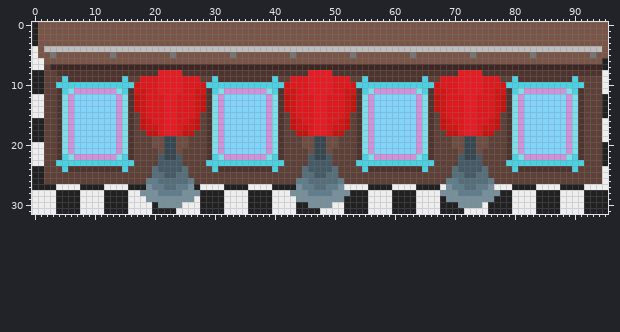
Sprite sheet, stored at UnityPlayboy/Assets/Sprites/Sprite-bar.png. That is the earlier state.
The file is 96x32 pixels.
After:
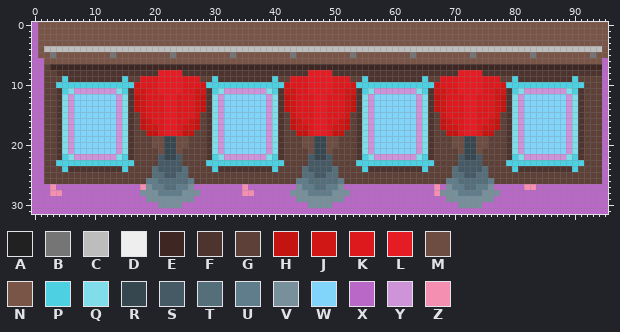
Palette (. is transparent): A #212121  B #757575  C #bdbdbd  D #eeeeee  E #3e2723  F #4e342e  G #5d4037  H #c41411  J #d01716  K #dd191d  L #e51c23  M #6d4c41  N #795548  P #4dd0e1  Q #80deea  R #37474f  S #455a64  T #546e7a  U #607d8b  V #78909c  W #81d4fa  X #ba68c8  Y #ce93d8  Z #f48fb1
From old to new:
Changed rows in their new state; - is an unchanged pixel.
first column x 0:
 0 X-----------------------------------------------------------------------------------------------
 1 X-----------------------------------------------------------------------------------------------
 2 X-----------------------------------------------------------------------------------------------
 3 X-----------------------------------------------------------------------------------------------
 4 X-----------------------------------------------------------------------------------------------
 5 X-----------------------------------------------------------------------------------------------
 6 XX---------------------------------------------------------------------------------------------X
 7 XX---------------------------------------------------------------------------------------------X
 8 XX---------------------------------------------------------------------------------------------X
 9 XX---------------------------------------------------------------------------------------------X
10 XX---------------------------------------------------------------------------------------------X
11 XX---------------------------------------------------------------------------------------------X
12 XX---------------------------------------------------------------------------------------------X
13 XX---------------------------------------------------------------------------------------------X
14 XX---------------------------------------------------------------------------------------------X
15 XX---------------------------------------------------------------------------------------------X
16 XX---------------------------------------------------------------------------------------------X
17 XX---------------------------------------------------------------------------------------------X
18 XX---------------------------------------------------------------------------------------------X
19 XX---------------------------------------------------------------------------------------------X
20 XX---------------------------------------------------------------------------------------------X
21 XX---------------------------------------------------------------------------------------------X
22 XX---------------------------------------------------------------------------------------------X
23 XX---------------------------------------------------------------------------------------------X
24 XX---------------------------------------------------------------------------------------------X
25 XX---------------------------------------------------------------------------------------------X
26 XX---------------------------------------------------------------------------------------------X
27 XXXZXXXXXXXXXXXXXXZ--------XXXXXXXXZXXXXXXXX--------XXXXXXXXXXXXXXXZX--------XXXXXZZXXXXXXXXXXXX
28 XXXZZXXXXXXXXXXXXX----------XXXXXXXZZXXXXXX----------XXXXXXXXXXXXXXZ----------XXXXXXXXXXXXXXXXXX
29 XXXXXXXXXXXXXXXXXXX--------XXXXXXXXXXXXXXXXX--------XXXXXXXXXXXXXXXXX--------XXXXXXXXXXXXXXXXXXX
30 XXXXXXXXXXXXXXXXXXXXX----XXXXXXXXXXXXXXXXXXXXX----XXXXXXXXXXXXXXXXXXXXX----XXXXXXXXXXXXXXXXXXXXX
31 XXXXXXXXXXXXXXXXXXXXXXXXXXXXXXXXXXXXXXXXXXXXXXXXXXXXXXXXXXXXXXXXXXXXXXXXXXXXXXXXXXXXXXXXXXXXXXXX
Where, in picture pixels (left, top, right, bottom), the same in both pictures:
changed: (32, 22, 608, 214)
